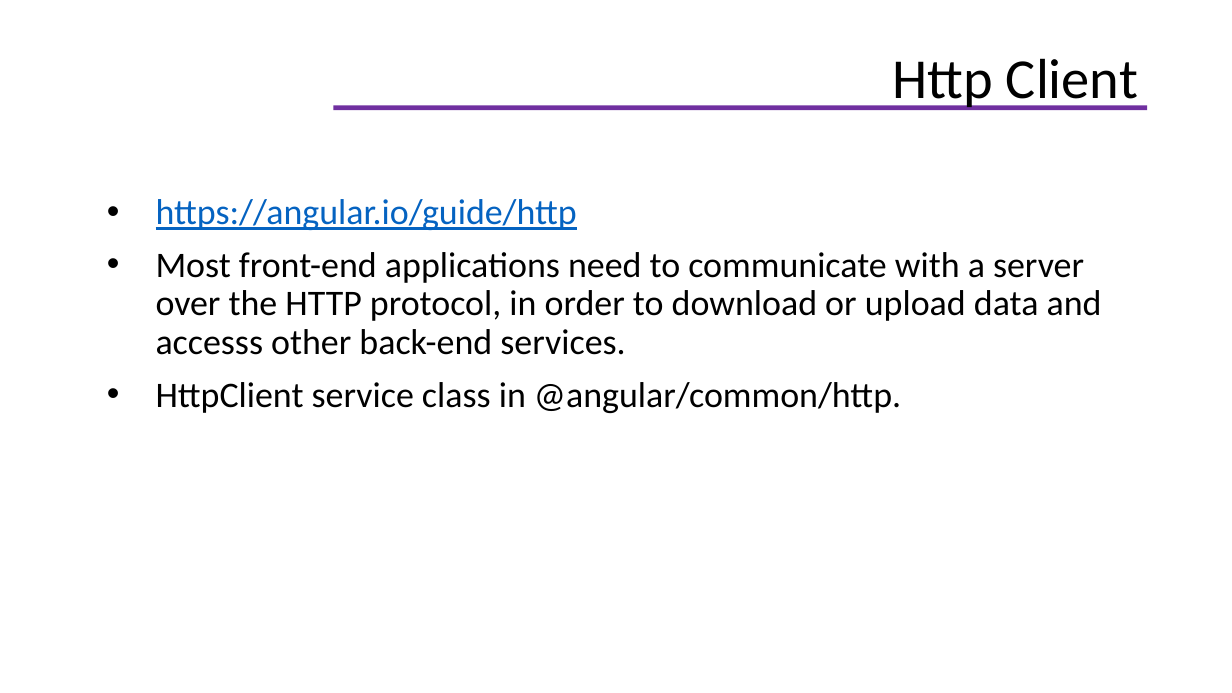
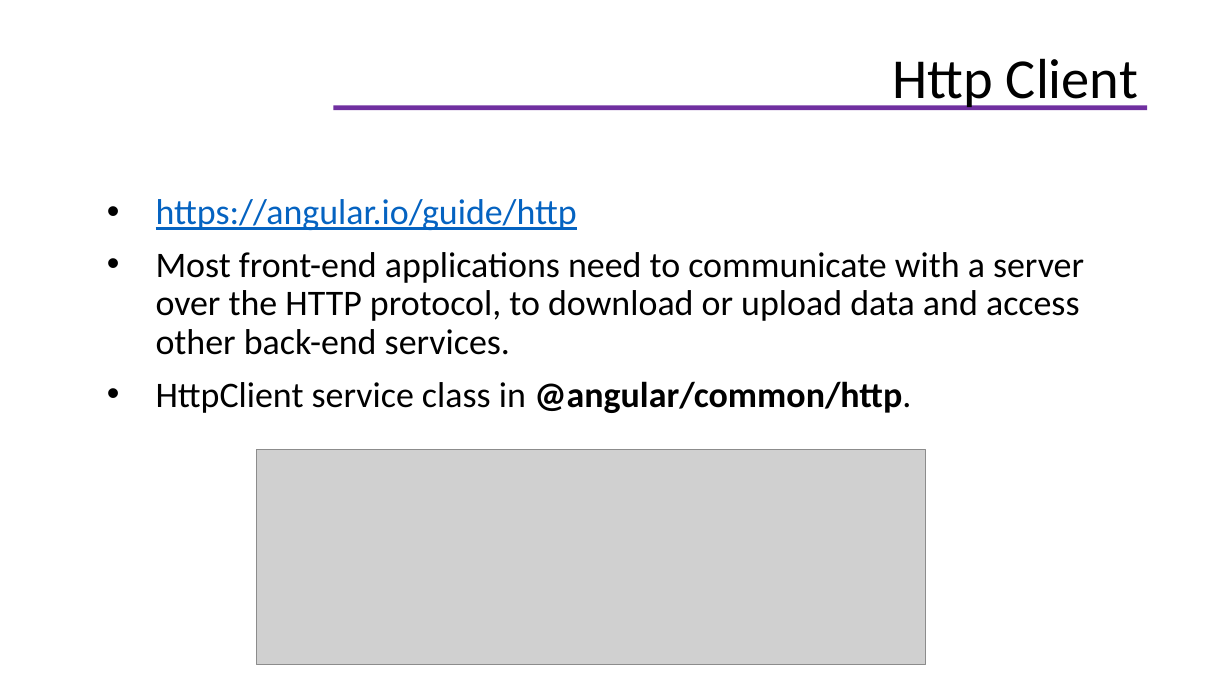
Before and after one commit to helenhash/angular-training, a slide deck: slide 91 of docs/Angular Training.pptx. Drawn at 1232x693 pixels with LibreOffice and Linux fonts; fonts in the diff are those of the drawing; grey boxes stand for pictures; background and template pictures are left out. Boxes give left, top, right and bottom in pixels: in the first picture for what was removed or moved away, otherwise in the second. Text is boxed around its words. In the diff, an @@ line names an element or a change of style, - is before the commit and + after.

```diff
--- a/docs/Angular Training.pptx
+++ b/docs/Angular Training.pptx
@@ text at box(156, 252, 1084, 355): text changed @@
-• Most front-end applications need to communicate with a server over the HTTP protocol, in order to download or upload data and accesss other back-end services.
+• Most front-end applications need to communicate with a server over the HTTP protocol, to download or upload data and access other back-end services.
@@ text at box(156, 381, 911, 413): bold on in "@angular/common/http." @@
@@ picture added at box(256, 450, 925, 665) @@
```
Also in this commit, not shown: 6 other slides changed, 2 slides added, 1 other file.
